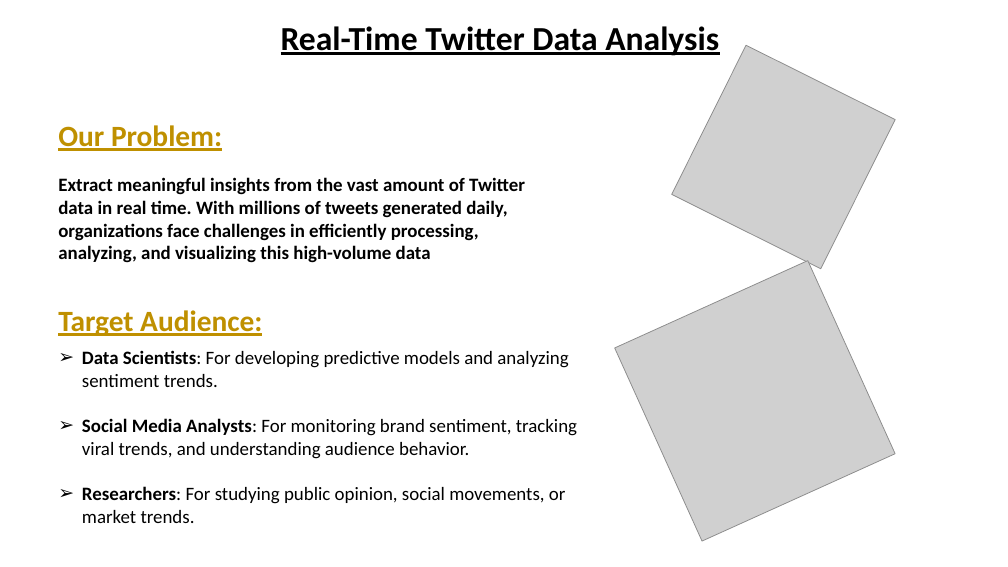
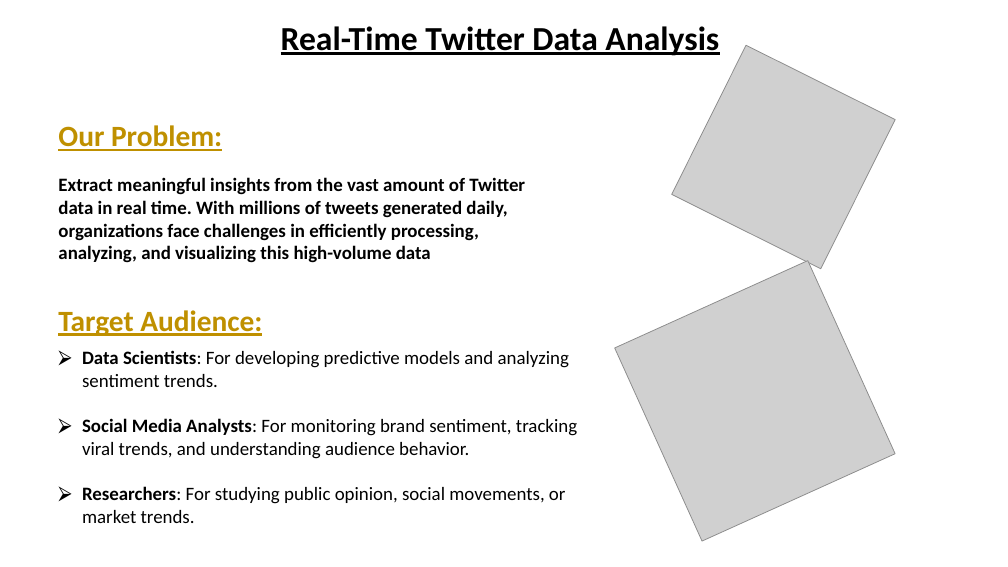
Before and after one commit to amjadAwad95/Twitter-Stream-Processing-Pipeline, a slide deck: slide 3 of Presentation/Presentation.pptx. Drawn at 1008x567 pixels with LibreOffice and Linux fonts; fonts in the diff are those of the drawing; grey boxes stand for pictures. Boxes give left, top, right and bottom in pixels: in the first picture for what was removed or moved away, otherwise in the second. Text is boxed around its words. In the diff, an @@ line names an element or a change of style, - is before the commit and + after.

```diff
--- a/Presentation/Presentation.pptx
+++ b/Presentation/Presentation.pptx
@@ text "Data Scientists: For developing predictive ..." at (82, 350, 577, 523): bullet ➢ to ⮚ @@
```
Also in this commit, not shown: 1 other slide changed, 2 slides added, 2 slides removed.
